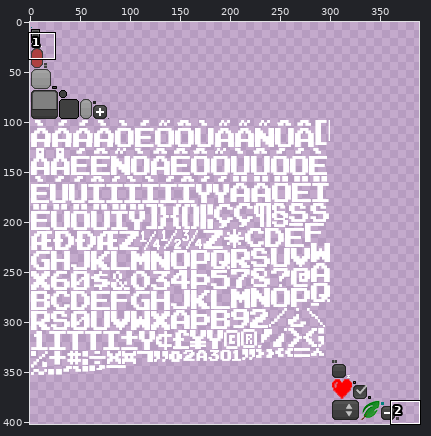
Two versions of one sprite sheet, zen-android/assets/data/ui.png. The picture above shows the old version from afar; the outline marks the close-up.
Close-up. The starting point:
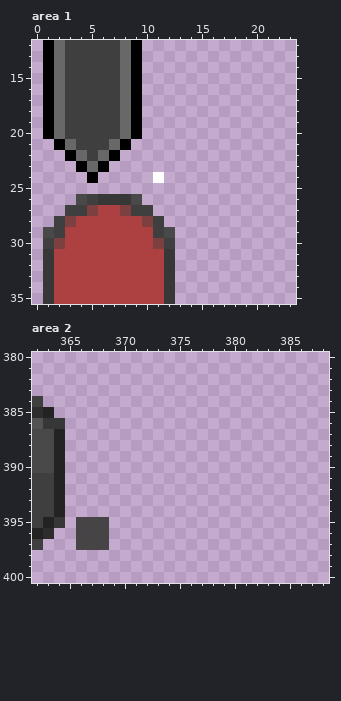
The file is 512x512 pixels. Pixels under 10% opacity are left out. Colours within 5 levels of each other are drawn and written as one. Shown: area 1: x 0..23, y 12..35; area 2: x 362..388, y 380..400. The old version is drawn lined up with the new one. The wide view leaves out empty margins. The commit also changed other parts of the picture, which this record leaves out.
After:
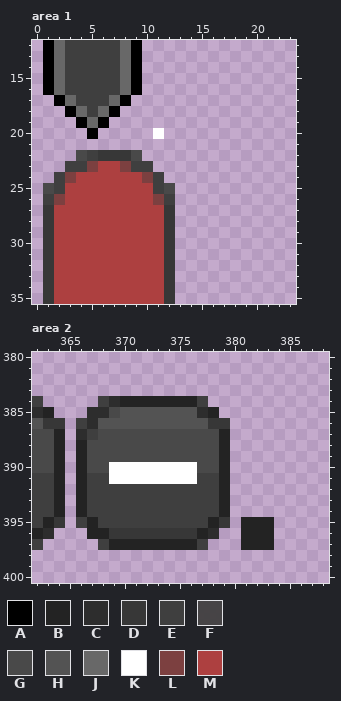
Palette (. is transparent): A #000000  B #232323  C #2d2d2d  D #373737  E #3f3f3f  F #403f3ff2  G #494949  H #535353  J #686868  K #ffffff  L #7c4040  M #ad4040
The edit:
whole drawing moved by +0,+4 (the old picture is shown already moved)
Area 1:
y 17: x 1..3 AJE -> .AJ; x 7..9 EJA -> JA.
y 18: x 1..4 AJEE -> ..AJ; x 6..9 EEJA -> JA..
y 19: x 1..9 AJEEEEEJA -> ...AJA...
y 20: x 1..9 AJEEEEEJA -> ....A....; x 11 . -> K
y 21: x 2..8 AJEEEJA -> .......
y 22: x 3..4 AJ -> .G; x 6..9 JA.. -> DDDG
y 23: x 3..10 .AJA.... -> EELMMLEE
y 24: x 2..11 ...A.....K -> ELMMMMMMLE
y 25: x 1..12 ............ -> GEMMMMMMMMEG
y 26: x 1..12 ...GEDDDG... -> ELMMMMMMMMLE
y 27: x 1..5 ..EEL -> DMMMM; x 8..12 LEE.. -> MMMMD
y 28: x 1..3 .EL -> DMM; x 10..12 LE. -> MMD
y 29: x 1..2 GE -> DM; x 11..12 EG -> MD
y 30: x 1..2 EL -> DM; x 11..12 LE -> MD
Area 2:
y 384: x 368..377 .......... -> ECBBBBBBBE
y 385: x 367..378 ............ -> CCGHHHHHHHCB
y 386: x 366..379 .............. -> ECHHHHHHHHHHDD
y 387: x 366..379 .............. -> CEGGGGGGGGGGGB
y 388..389: x 366..379 .............. -> BGGGGGGGGGGGGB
y 390: x 366..379 .............. -> BGGKKKKKKKKGGB
y 391: x 366..379 .............. -> BEEKKKKKKKKEEB
y 392..394: x 366..379 .............. -> BEEEEEEEEEEEEB
y 395: x 366..379 FFF........... -> EBEEEEEEEEEEBD; x 381..383 ... -> BBB
y 396: x 366..378 FFF.......... -> .BBDDDDDDDDBC; x 381..383 ... -> BBB
y 397: x 366..377 FFF......... -> ..EBBBBBBBBE; x 381..383 ... -> BBB
Pixel boxes of the changes (left, top, right, bottom) in both close-ups:
changed: (43, 95, 175, 249)
changed: (76, 396, 274, 550)
